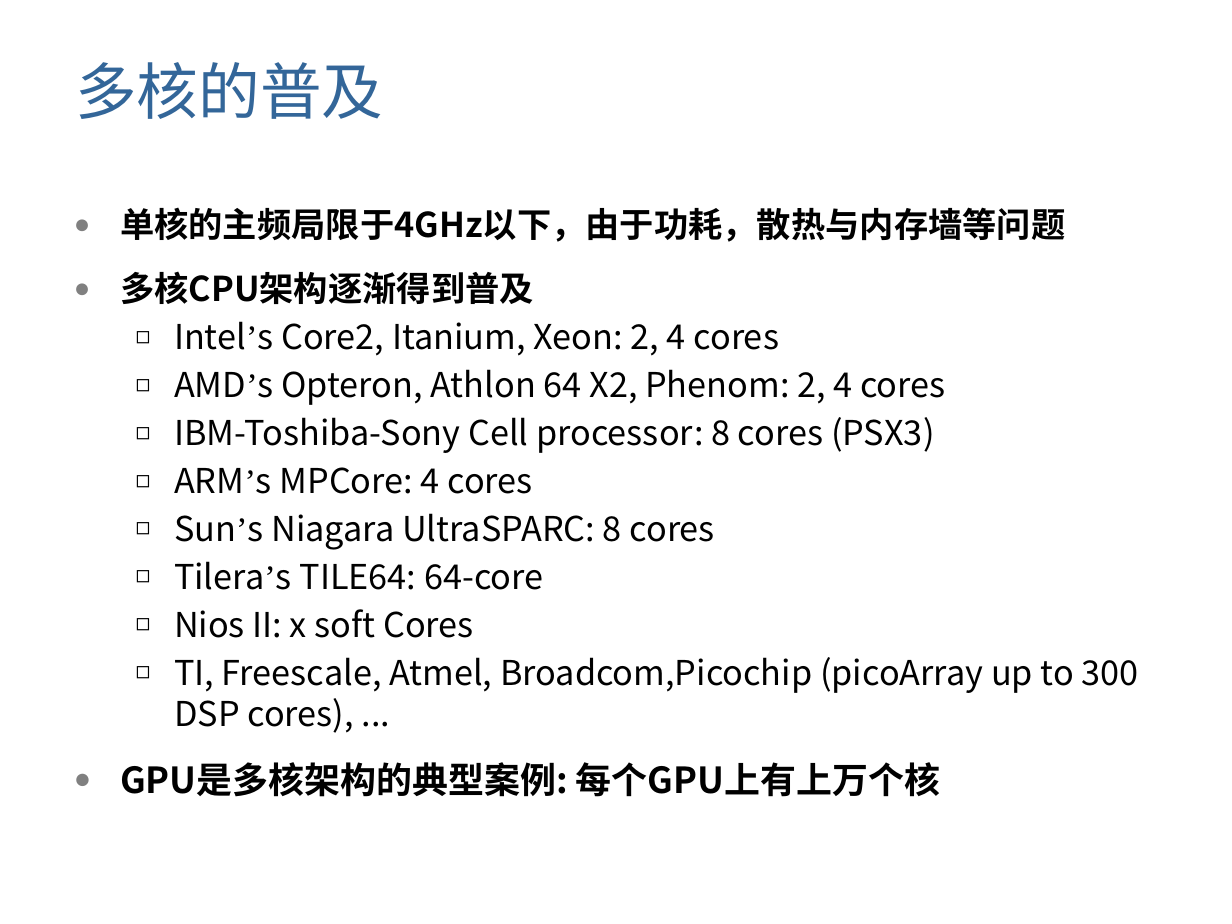
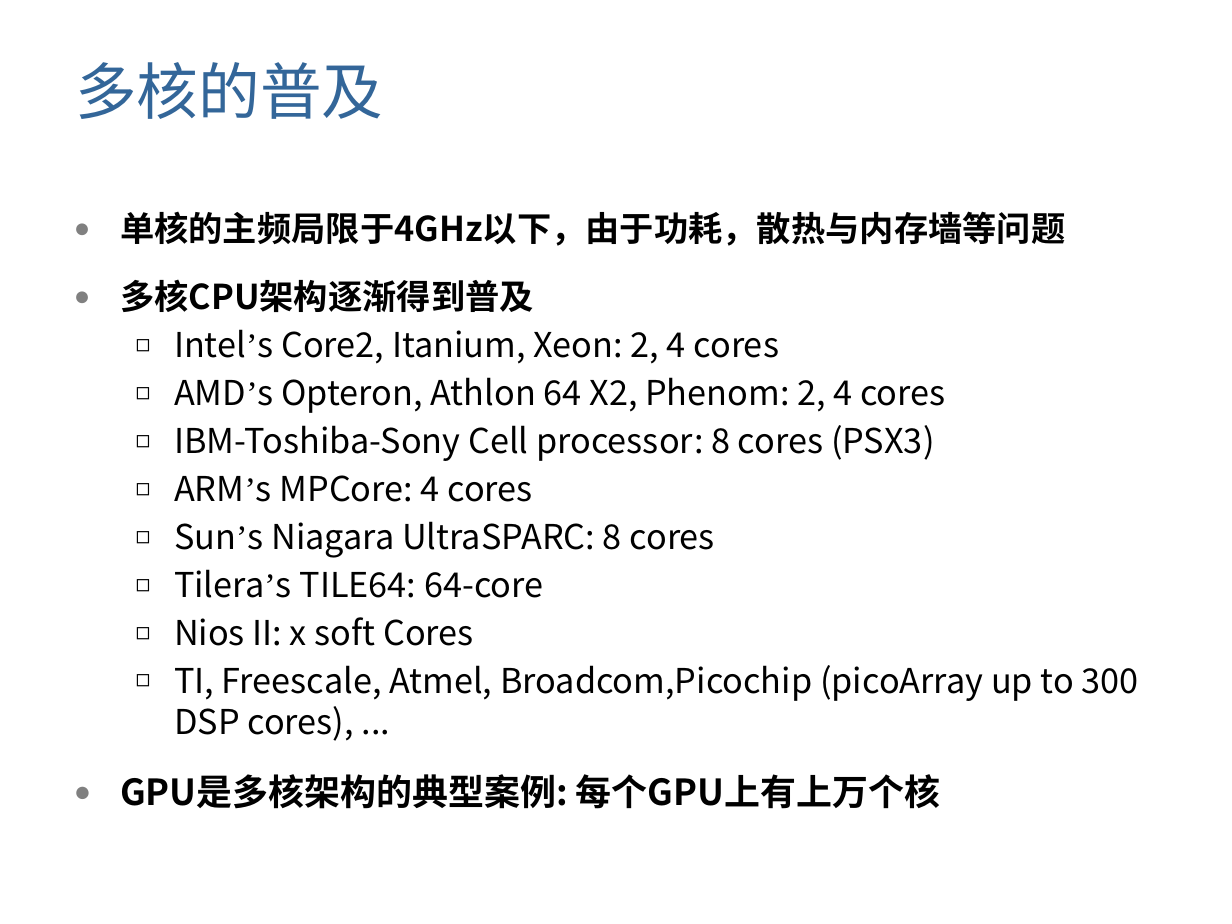
Before and after one commit to gulaoshi/gu.github.io, a slide deck: slide 2 of AdvOS/PPT+papers/L03-GPU.pptx. Drawn at 1232x924 pixels with LibreOffice and Linux fonts; fonts in the diff are those of the drawing; background and template pictures are left out. Boxes give left, top, right and bottom in pixels: in the first picture for what was removed or moved away, otherwise in the second. Text is boxed around its words. In the diff, an @@ line names an element or a change of style, - is before the commit and + after.

```diff
--- a/AdvOS/PPT+papers/L03-GPU.pptx
+++ b/AdvOS/PPT+papers/L03-GPU.pptx
@@ text at (x1=120, y1=211, x2=1065, y2=809): line spacing 1.4 to 1.5 @@
```
Also in this commit, not shown: 3 other files.
